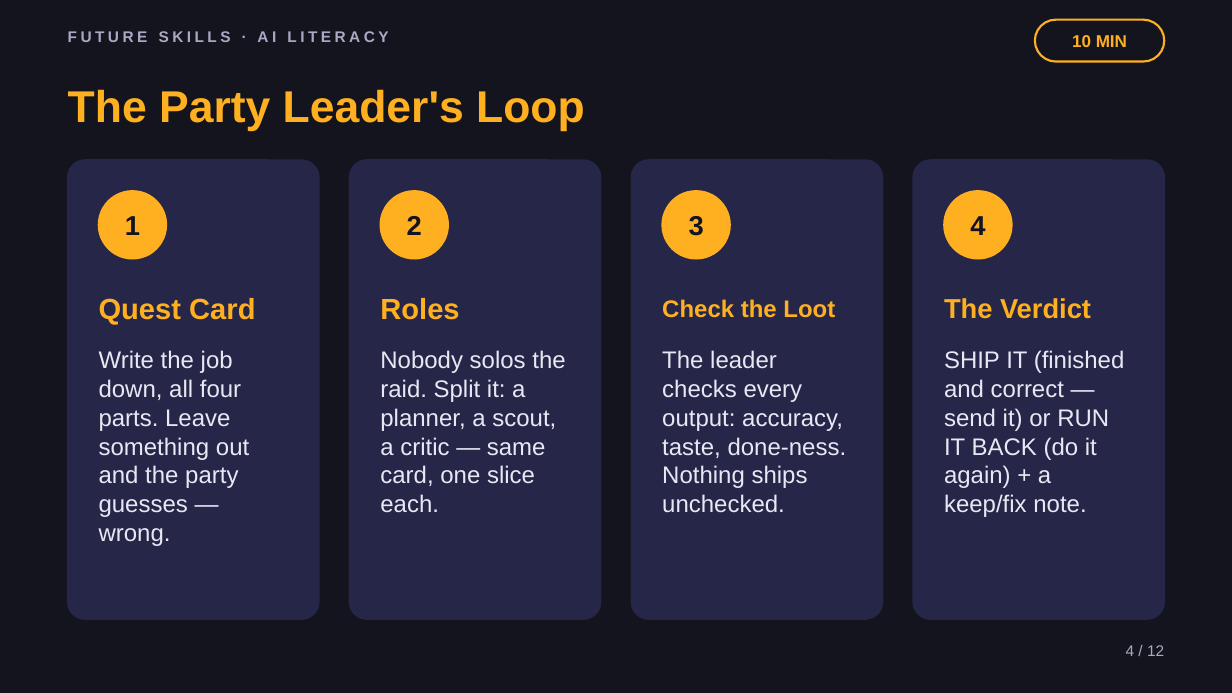
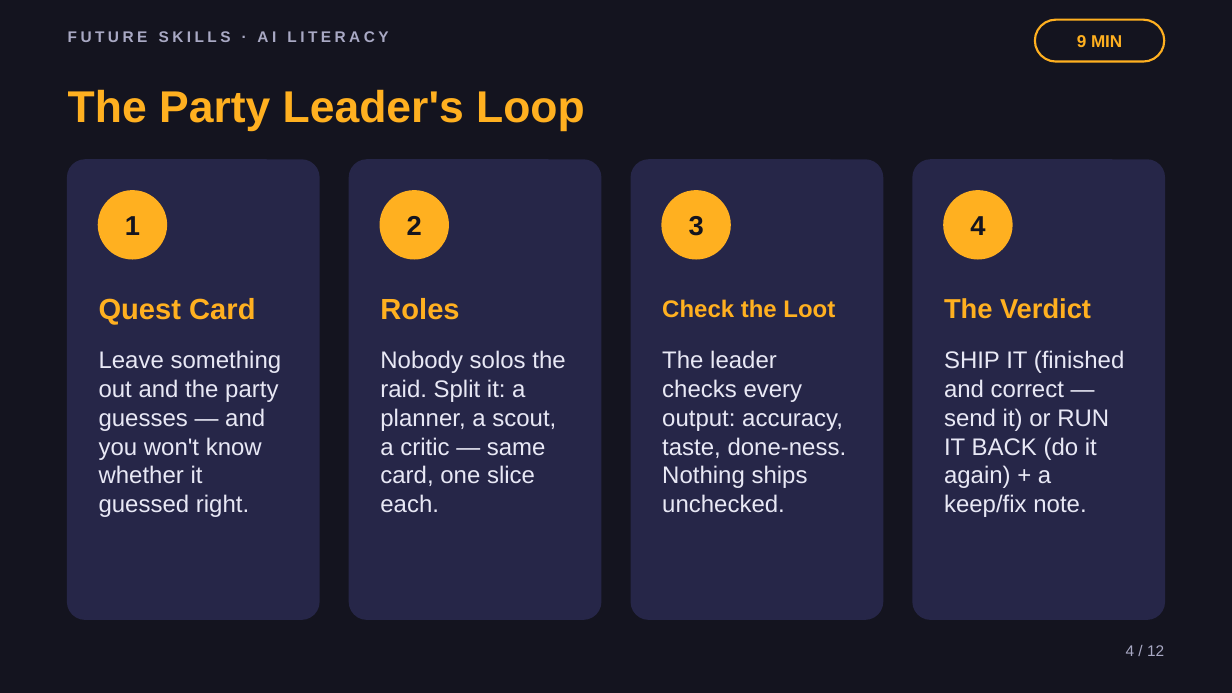
Before and after one commit to phiunit/tptphi, a slide deck: slide 4 of products/ai-agent-intern/dist/Lead Your AI Squad - Slides.pptx. Drawn at 1232x693 pixels with LibreOffice and Linux fonts; fonts in the diff are those of the drawing. Boxes give left, top, right and bottom in pixels: in the first picture for what was removed or moved away, otherwise in the second. Text is boxed around its words. In the diff, an @@ line names an element or a change of style, - is before the commit and + after.

```diff
--- a/products/ai-agent-intern/dist/Lead Your AI Squad - Slides.pptx
+++ b/products/ai-agent-intern/dist/Lead Your AI Squad - Slides.pptx
@@ text at [1077,35,1122,47]: text changed @@
-10 MIN
+9 MIN
@@ text at [99,350,282,517]: text changed @@
-Write the job down, all four parts. Leave something out and the party guesses — wrong.
+Leave something out and the party guesses — and you won't know whether it guessed right.
```
Also in this commit, not shown: 6 other slides changed, 29 other files.
